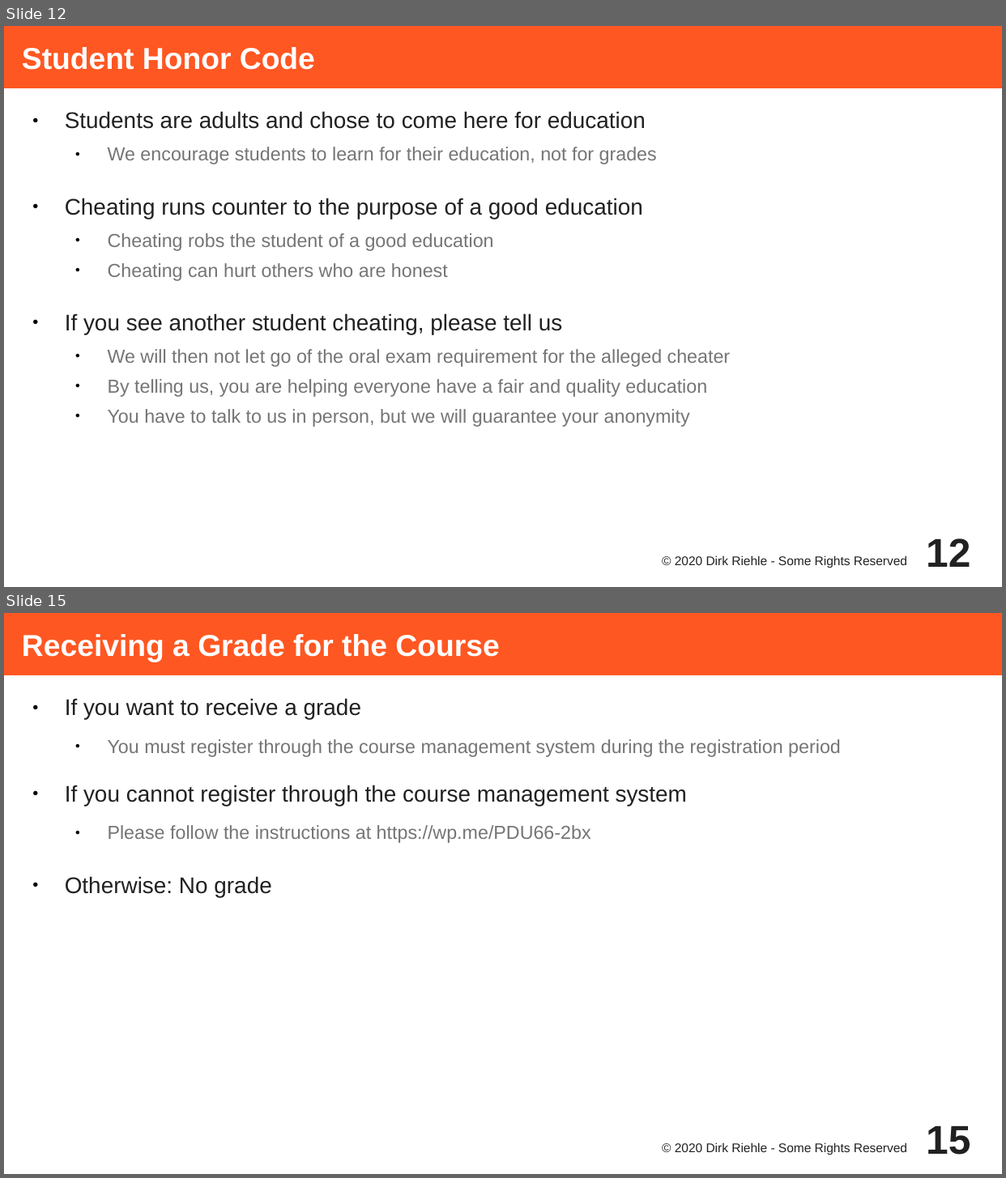
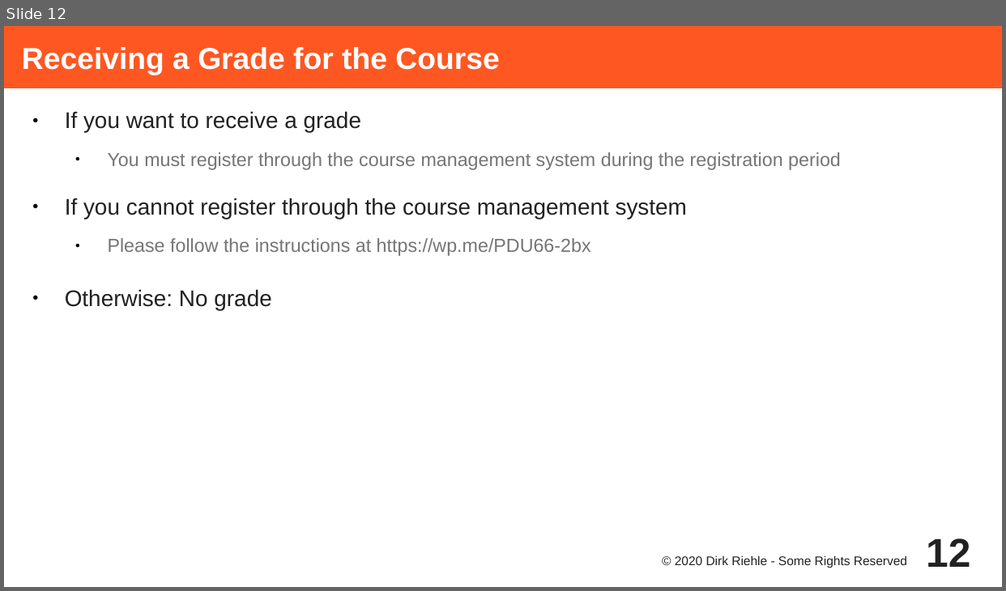
Before and after one commit to dirkriehle/adap-course, a slide deck: Lecture Slides/ADAP A01 - Course Introduction.odp. Shown one above the other, each under a label of ours: slides 12 and 15 before the commit, slide 12 after it; the slides between them are not shown. The pictures are 1006x1178 and 1006x591 pixels, drawn with LibreOffice and Linux fonts; fonts in the diff are those of the drawing. Boxes give left, top, right and bottom in pixels: in the first picture for what was removed or moved away, otherwise in the second. Text is boxed around its words. In the diff, an @@ line names an element or a change of style, - is before the commit and + after.

```diff
--- a/Lecture Slides/ADAP A01 - Course Introduction.odp
+++ b/Lecture Slides/ADAP A01 - Course Introduction.odp
@@ slide 12 removed at <box>4,26,1002,587</box>, background #FFFFFF @@
@@ title removed at <box>4,26,1002,88</box> @@
-Student Honor Code
@@ text removed at <box>65,111,731,427</box> @@
-● Students are adults and chose to come here for education
-  ● We encourage students to learn for their education, not for grades
-● Cheating runs counter to the purpose of a good education
-  ● Cheating robs the student of a good education
-  ● Cheating can hurt others who are honest
-● If you see another student cheating, please tell us
-  ● We will then not let go of the oral exam requirement for the alleged cheater
-  ● By telling us, you are helping everyone have a fair and quality education
-  ● You have to talk to us in person, but we will guarantee your anonymity
@@ text removed at <box>675,556,907,569</box> @@
-© 2020 Dirk Riehle - Some Rights Reserved
@@ page number removed at <box>926,539,970,567</box> @@
-12
@@ what was slide 15 is now slide 12 @@
@@ page number at <box>926,539,970,567</box>: text changed @@
-15
+12
```
Also in this commit, not shown: 2 slides changed, 2 other slides removed, 3 other files.
